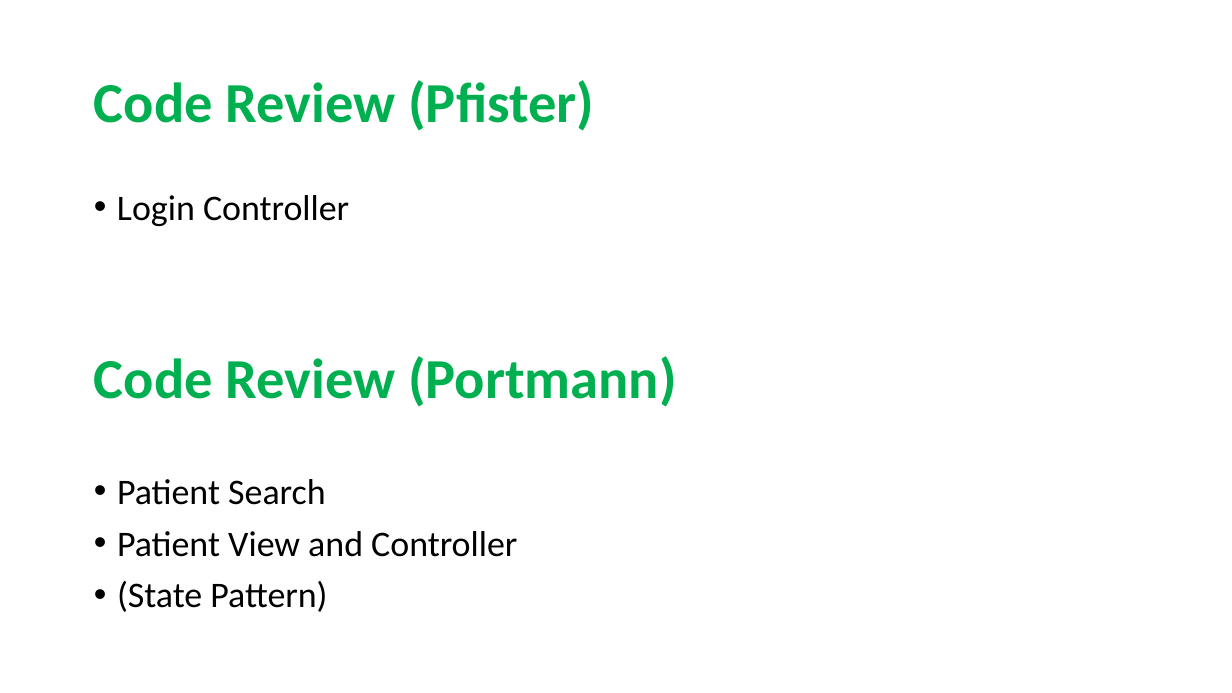
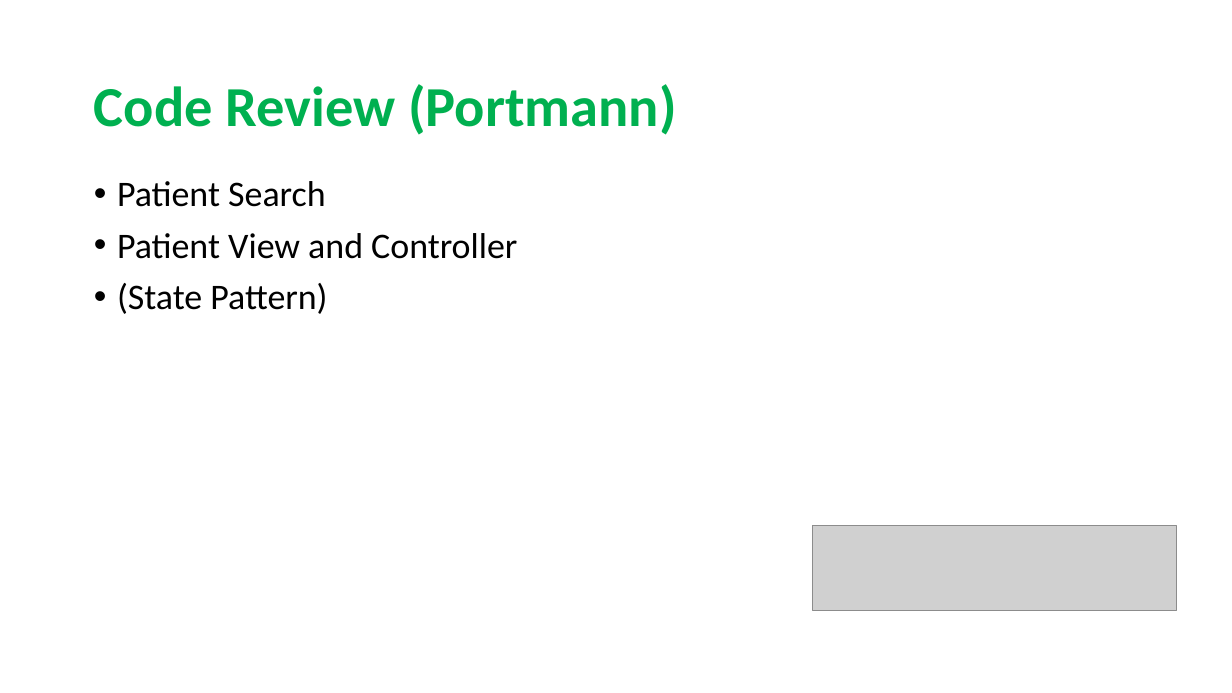
Before and after one commit to sarahmele/ch.bfh.btx8081.w2015.green, a slide deck: slide 5 of doc/task14/Task14.pptx. Drawn at 1232x693 pixels with LibreOffice and Linux fonts; fonts in the diff are those of the drawing; grey boxes stand for pictures. Boxes give left, top, right and bottom in pixels: in the first picture for what was removed or moved away, otherwise in the second. Text is boxed around its words. In the diff, an @@ line names an element or a change of style, - is before the commit and + after.

```diff
--- a/doc/task14/Task14.pptx
+++ b/doc/task14/Task14.pptx
@@ text at [94,84,676,135]: text changed @@
-Code Review (Pfister)
+Code Review (Portmann)
@@ text "Patient Search": place and size @@
-text "Patient Search" at [117,479,517,612]
+text "Patient Search" at [117,181,517,314]
@@ text removed at [117,195,349,226] @@
-• Login Controller
@@ title removed at [94,356,676,407] @@
-Code Review (Portmann)
@@ picture added at [813,525,1177,610] @@
```
Also in this commit, not shown: 5 other slides changed.
